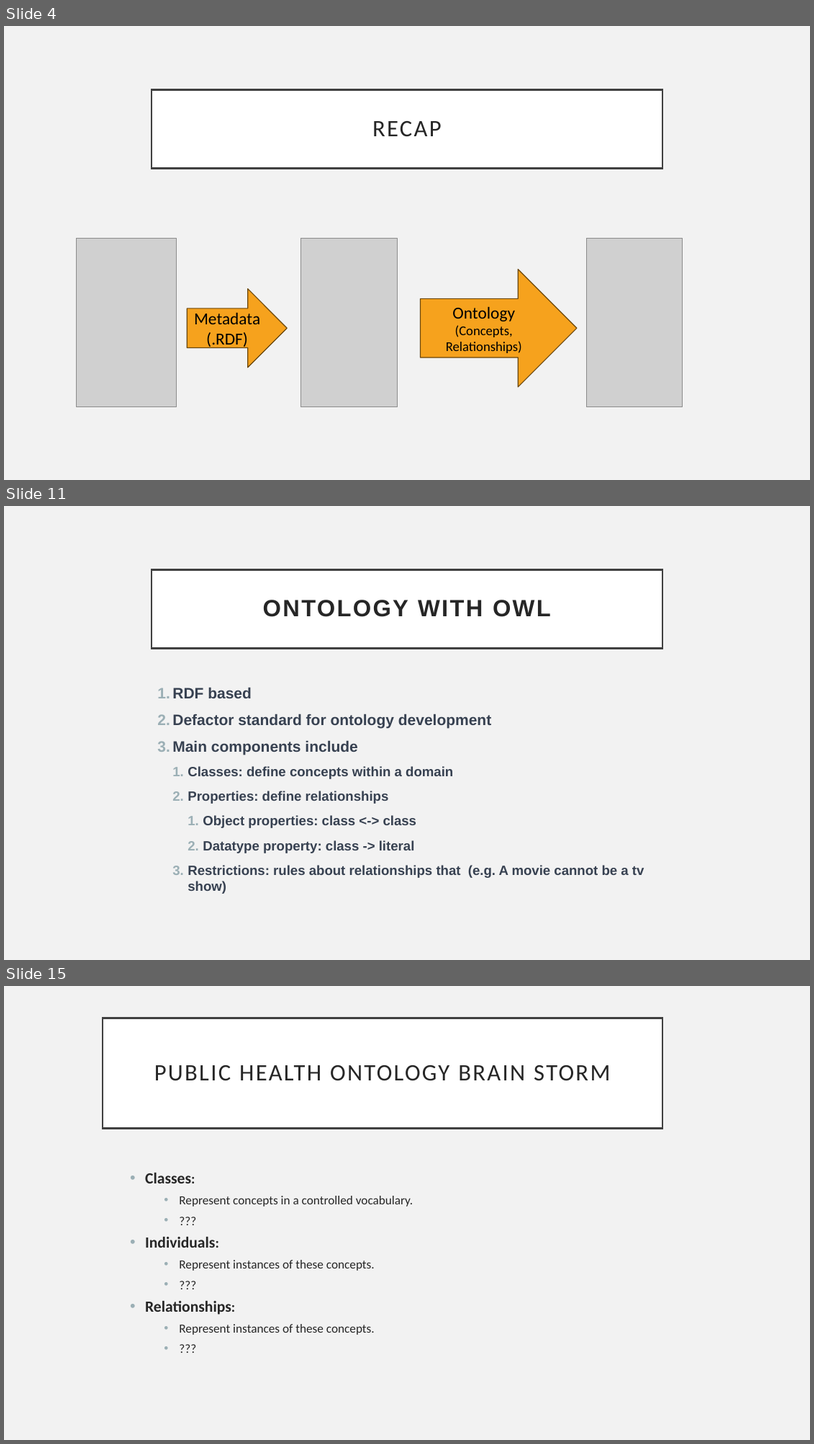
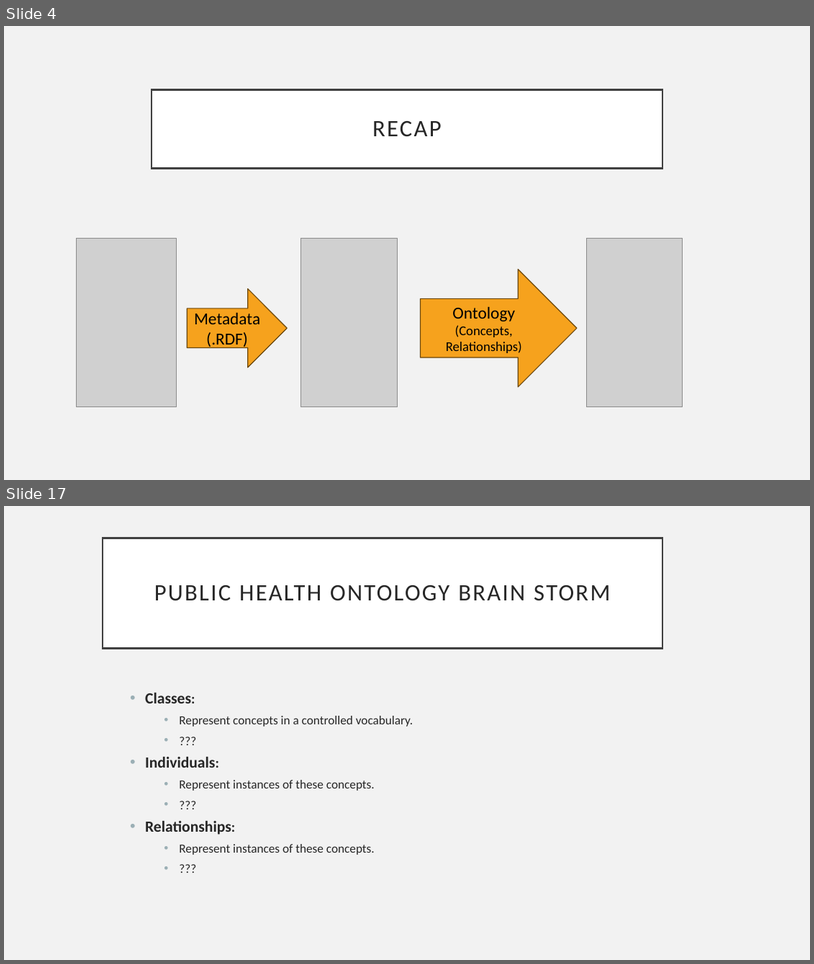
Before and after one commit to Drexel-UHC/si-2023-fair, a slide deck: content/day 4/Day 4 - Practical.pptx. Shown one above the other, each under a label of ours: slides 4, 11 and 15 before the commit, slides 4 and 17 after it; the slides between them are not shown. The pictures are 814x1444 and 814x964 pixels, drawn with LibreOffice and Linux fonts; fonts in the diff are those of the drawing; grey boxes stand for pictures. Boxes give left, top, right and bottom in pixels: in the first picture for what was removed or moved away, otherwise in the second. Text is boxed around its words. In the diff, an @@ line names an element or a change of style, - is before the commit and + after.

```diff
--- a/content/day 4/Day 4 - Practical.pptx
+++ b/content/day 4/Day 4 - Practical.pptx
@@ slide 11 removed at (4, 506, 810, 960), background #F2F2F2 @@
@@ title removed at (152, 569, 663, 648) @@
-ONTOLOGY WITH OWL
@@ text removed at (172, 687, 645, 893) @@
-1. RDF based
-2. Defactor standard for ontology development
-3. Main components include
-  1. Classes: define concepts within a domain
-  2. Properties: define relationships
-    1. Object properties: class <-> class
-    2. Datatype property: class -> literal
-  3. Restrictions: rules about relationships that (e.g. A movie cannot be a tv show)
@@ what was slide 15 is now slide 17 @@
```
Also in this commit, not shown: 4 slides changed, 11 slides added, 7 other slides removed, 3 other files.
